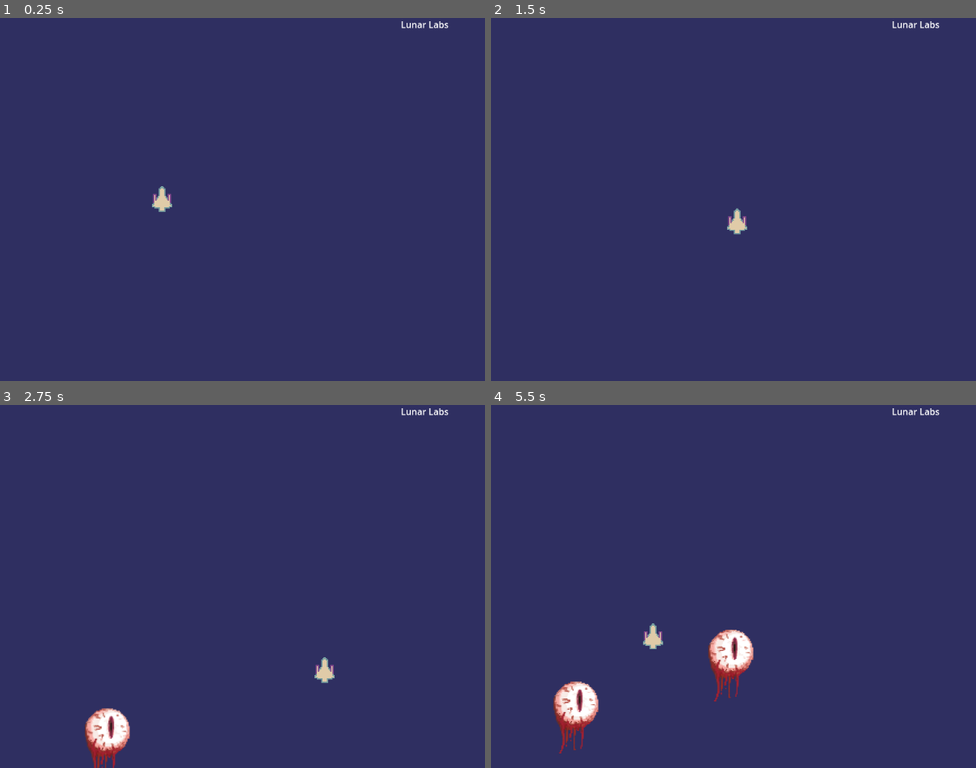
Above: before the commit, frames 1-4 (two rows, left to right).
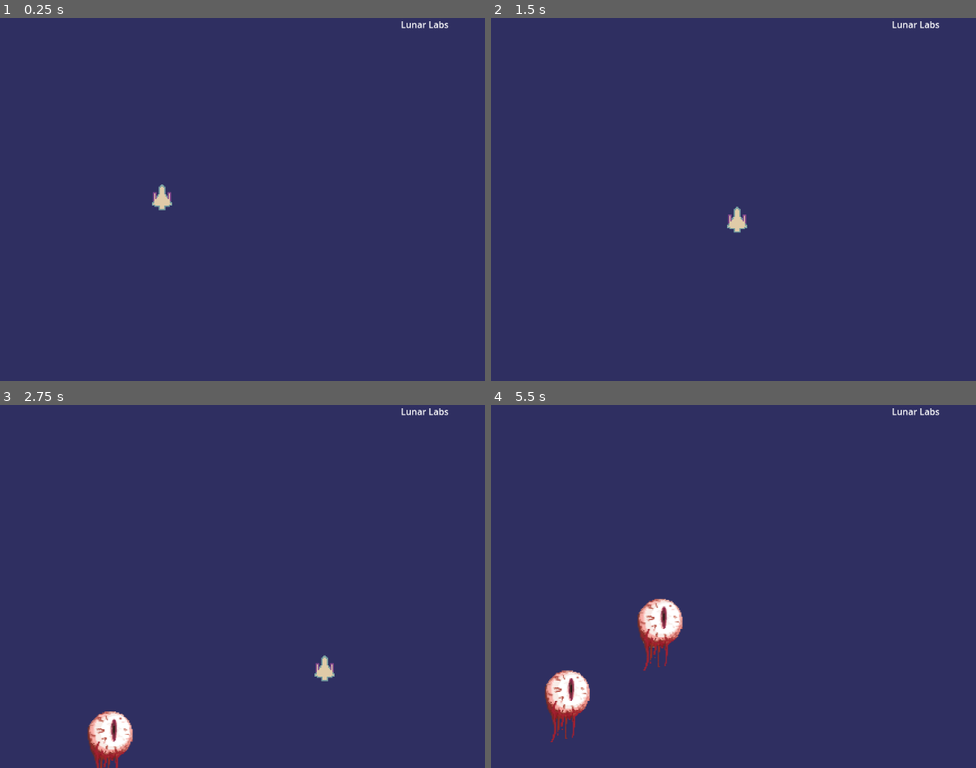
Above: after the commit, the same moments.

Repository: chii-vu/Grimlite
Game: Godot game, scene res://GameplayScene.tscn
The game is run twice, just before and just after one commit, with the same random seed, the same clock (stepped at 60 frames per second) and the same inputs.
Inputs:
- Up to frame 1 (0.25 s): no input
- Up to frame 2 (1.5 s): tap Enter at 0.5 s; hold Right (ui_right) 0.53-1.28 s; hold Down (ui_down) from 1.28 s (still down)
- Up to frame 3 (2.75 s): release Down (ui_down) at 2.03 s; hold Right (ui_right) from 2.03 s (still down)
- Up to frame 4 (5.5 s): release Right (ui_right) at 2.78 s; hold Up (ui_up) 2.78-3.53 s; hold Left (ui_left) 3.53-5.03 s; hold Down (ui_down) from 5.03 s (still down)

The runs differ from the first frame. In frame 1, less than 0.1% of the frame differs, in the area x 31-36%, y 45-54%; in frame 2, less than 0.1%; in frame 3, 1.0%; in frame 4, 3.7%, in the area x 11-55%, y 53-96%.

Commit message:
enemy seeks player properly

Diff:
--- a/mvc/Game.gd
+++ b/mvc/Game.gd
@@ -3,20 +3,24 @@
 
 @onready var player: Player = $Player  # Reference to the Player node
 @onready var enemy_spawner: EnemySpawnerSystem = $EnemySpawnerSystem  # Reference to the enemy spawner
-@export var player_speed: float = 200.0  # Speed of player movement
-@export var attack_interval: float = 1.5  # Interval for automatic attacks
 
+@export var player_speed: float = 200.0  # Player movement speed
 var attack_timer: float = 0.0
+@export var attack_interval: float = 1.5  # Time interval between auto-attacks
 
 func _ready() -> void:
-	# Check if enemy_spawner is properly initialized
-	if enemy_spawner == null:
+	# Set player reference in the enemy spawner system
+	if enemy_spawner:
+		enemy_spawner.set_player(player)
+	else:
 		print("Error: EnemySpawner not found. Check the node path.")
-	else:
-		print("EnemySpawner initialized successfully.")
 
 func _process(delta: float) -> void:
-	# Handle player movement
+	_handle_movement(delta)
+	_handle_auto_attack(delta)
+
+func _handle_movement(delta: float) -> void:
+	# Handle player movement based on input
 	var movement = Vector2.ZERO
 	if Input.is_action_pressed("ui_up"):
 		movement.y -= 1
@@ -27,20 +31,17 @@
 	if Input.is_action_pressed("ui_right"):
 		movement.x += 1
 
-	# Normalize movement and apply player speed
+	# Normalize movement and apply speed
 	movement = movement.normalized() * player_speed * delta
 	player.position += movement
 
-	# Update the enemy spawner with the player’s position if it's available
-	if enemy_spawner != null:
-		enemy_spawner.player_position = player.position
-
-	# Auto-attack logic
+func _handle_auto_attack(delta: float) -> void:
+	# Automatic attack logic
 	attack_timer += delta
 	if attack_timer >= attack_interval:
-		attack_timer = 0.0
+		attack_timer = 0
 		_auto_attack()
 
 func _auto_attack() -> void:
 	print("Automatic attack triggered")
-	# Implement auto-attack logic here, such as creating a damage area or applying an effect to nearby enemies
+	# Implement auto-attack logic, e.g., creating an attack area
--- a/mvc/Game.tscn
+++ b/mvc/Game.tscn
@@ -10,7 +10,7 @@
 
 [node name="EnemySpawnerSystem" type="Node" parent="."]
 script = ExtResource("3_mvaxx")
-EyeballPrefab = ExtResource("4_xhn5g")
+enemy_prefab = ExtResource("4_xhn5g")
 
 [node name="Player" parent="." instance=ExtResource("5_f3cu6")]
 motion_mode = 1
--- a/mvc/model/Player.gd
+++ b/mvc/model/Player.gd
@@ -2,6 +2,9 @@
 class_name Player
 
 @export var speed: float = 200.0
+@export var health: float = 1.0  # Player health, adjust as needed
+var dead: bool = false  # Player status
+
 
 func _ready() -> void:
 	print("Player is ready.")
--- a/mvc/model/Player.tscn
+++ b/mvc/model/Player.tscn
@@ -139,13 +139,16 @@
 }]
 
 [node name="Player" type="CharacterBody2D"]
+collision_layer = 3
+collision_mask = 3
 script = ExtResource("1_i0ayj")
 
 [node name="CollisionShape2D" type="CollisionShape2D" parent="."]
-position = Vector2(0, 0.5)
+position = Vector2(2329, 1545)
 shape = SubResource("RectangleShape2D_qc60u")
 
 [node name="PlayerView" type="Node2D" parent="." node_paths=PackedStringArray("player", "animated_sprite")]
+position = Vector2(0, -3)
 script = ExtResource("3_1kh2r")
 player = NodePath("..")
 animated_sprite = NodePath("AnimatedSprite2D")
--- a/mvc/model/enemy/Eyeball.gd
+++ b/mvc/model/enemy/Eyeball.gd
@@ -1,11 +1,15 @@
-extends RigidBody2D
+extends Area2D
 class_name Eyeball
 
 @export var speed: float = 100.0
-var player_position: Vector2 = Vector2.ZERO
+var player: Player  # Reference to the player node
+
+func set_player(player_ref: Player) -> void:
+	# Store a reference to the player node
+	player = player_ref
 
 func _process(delta: float) -> void:
-	if player_position:
-		# Calculate direction toward player and move in that direction
-		var direction = (player_position - position).normalized()
-		linear_velocity = direction * speed
+	if player:
+		# Continuously move toward the player’s current position
+		var direction = (player.position - position).normalized()
+		position += direction * speed * delta
--- a/mvc/model/enemy/Eyeball.tscn
+++ b/mvc/model/enemy/Eyeball.tscn
@@ -2,25 +2,25 @@
 
 [ext_resource type="Script" path="res://mvc/model/enemy/Eyeball.gd" id="1_23g8y"]
 [ext_resource type="Script" path="res://mvc/views/enemy/EyeballView.gd" id="2_rptv8"]
-[ext_resource type="Texture2D" uid="uid://l177nu3q3rqk" path="res://assets/eye_sprite.png" id="3_pf721"]
+[ext_resource type="Texture2D" uid="uid://bpaxlph7sgwo6" path="res://assets/eye_sprite.png" id="3_pf721"]
 
 [sub_resource type="RectangleShape2D" id="RectangleShape2D_o5ywl"]
-size = Vector2(69, 87)
+size = Vector2(81.5354, 124.306)
 
-[node name="Asteroid" type="RigidBody2D"]
+[node name="Eyeball" type="Area2D"]
 collision_layer = 3
 collision_mask = 3
-gravity_scale = 0.0
 script = ExtResource("1_23g8y")
 
 [node name="CollisionShape2D" type="CollisionShape2D" parent="."]
-position = Vector2(0.5, 6.5)
-rotation = -0.314159
+position = Vector2(-6, -10)
+rotation = -0.00374262
+scale = Vector2(1, 1)
 shape = SubResource("RectangleShape2D_o5ywl")
 
-[node name="AsteroidView" type="Node2D" parent="."]
+[node name="EyeballView" type="Node2D" parent="."]
 script = ExtResource("2_rptv8")
 
-[node name="Sprite2D" type="Sprite2D" parent="AsteroidView"]
+[node name="Sprite2D" type="Sprite2D" parent="EyeballView"]
 position = Vector2(-1.12057e-05, -4.76837e-07)
 texture = ExtResource("3_pf721")
--- a/mvc/systems/EnemySpawnerSystem.gd
+++ b/mvc/systems/EnemySpawnerSystem.gd
@@ -1,41 +1,62 @@
 extends Node
 class_name EnemySpawnerSystem
 
-@export var EyeballPrefab: PackedScene
-@export var spawn_interval: float = 2.0  # Interval between spawns
-@export var max_monsters: int = 10  # Max number of monsters in the scene
+@export var enemy_prefab: PackedScene  # Prefab for spawning enemies
+@export var spawn_interval: float = 2.0  # Interval in seconds between spawns
+@export var max_enemies: int = 10  # Maximum number of active enemies
 
-@onready var random: RandomNumberGenerator = RandomNumberGenerator.new()
+@onready var random = RandomNumberGenerator.new()
 var spawn_timer: float = 0.0
-var player_position: Vector2 = Vector2.ZERO  # Reference to the player's position
+var player: Player  # Reference to the player node
 
 func _process(delta: float) -> void:
 	spawn_timer += delta
 	if spawn_timer >= spawn_interval:
-		spawn_timer = 0.0
-		if get_active_monster_count() < max_monsters:
-			spawn_monster()
+		spawn_timer = 0
+		if get_active_enemy_count() < max_enemies:
+			_spawn_enemy()
 
-# Counts currently active monsters
-func get_active_monster_count() -> int:
-	return get_tree().get_nodes_in_group("monsters").size()
+func set_player(player_ref: Player) -> void:
+	# Update the reference to the player
+	player = player_ref
 
-# Spawns a new monster
-func spawn_monster() -> void:
-	var new_monster = EyeballPrefab.instantiate() as Eyeball
-	new_monster.player_position = player_position  # Pass player position to the monster
-	new_monster.position = get_random_spawn_position()  # Set spawn location
-	get_parent().add_child(new_monster)
-	new_monster.add_to_group("monsters")
+func get_active_enemy_count() -> int:
+	# Count enemies in the scene by checking the group
+	return get_tree().get_nodes_in_group("enemies").size()
 
-# Generates a random spawn position around the screen edges
-func get_random_spawn_position() -> Vector2:
-	var screen_bounds: Vector2 = get_viewport().get_visible_rect().size / 2.0
+func _spawn_enemy() -> void:
+	# Spawn an enemy instance from the prefab
+	if enemy_prefab == null:
+		print("Error: enemy_prefab is not set. Check Inspector settings.")
+		return
+
+	var new_enemy = enemy_prefab.instantiate() as Area2D
+	if new_enemy == null:
+		print("Error: Failed to instantiate enemy from prefab.")
+		return
+
+	# Set the player's reference for the enemy
+	if new_enemy.has_method("set_player"):
+		new_enemy.set_player(player)
+
+	# Set a random spawn position outside the player's view
+	new_enemy.position = _get_random_spawn_position()
+
+	# Add the enemy to the scene tree and to a group for management
+	get_parent().add_child(new_enemy)
+	new_enemy.add_to_group("enemies")
+
+func _get_random_spawn_position() -> Vector2:
+	# Generate a random position around the edges of the viewport
+	var screen_bounds = get_viewport().get_visible_rect().size / 2.0
 	var spawn_position = Vector2()
+
+	# Randomly choose a position along the edge of the screen
 	if random.randi_range(0, 1) == 0:
 		spawn_position.x = random.randf_range(-screen_bounds.x, screen_bounds.x)
 		spawn_position.y = screen_bounds.y if random.randi_range(0, 1) == 0 else -screen_bounds.y
 	else:
 		spawn_position.y = random.randf_range(-screen_bounds.y, screen_bounds.y)
 		spawn_position.x = screen_bounds.x if random.randi_range(0, 1) == 0 else -screen_bounds.x
+
 	return spawn_position
